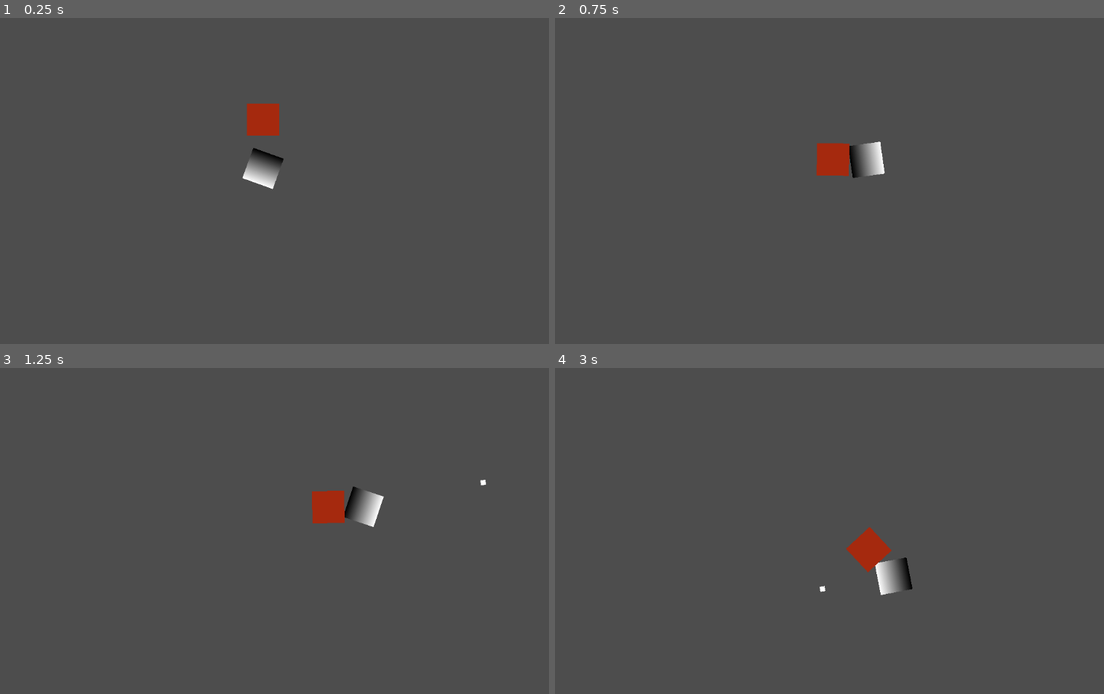
Above: before the commit, frames 1-4 (two rows, left to right).
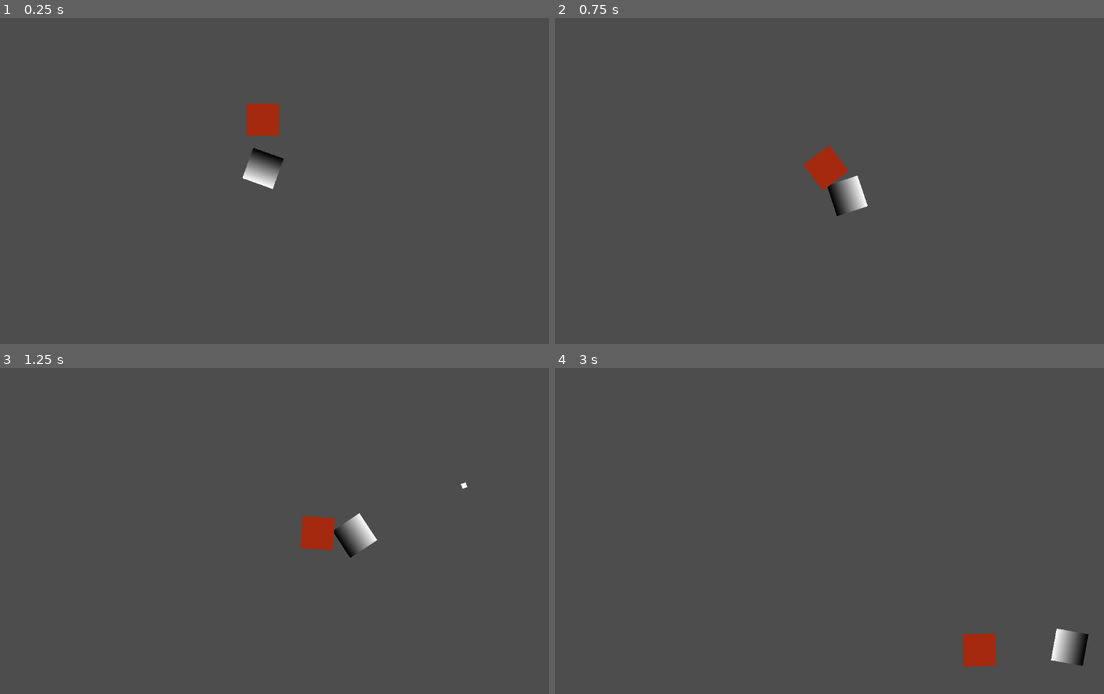
Above: after the commit, the same moments.

Repository: tannnguyen13/Top-Down-Shooter-Test-Game
Game: Godot game, scene res://node_2d.tscn
Same seed, same stepped clock (60 frames per second), same inputs: the game is played once before the commit and once after it.
Inputs (mouse positions are in pixels of both pictures, inside the frame that each line leads up to):
- Up to frame 1 (0.25 s): no input
- Up to frame 2 (0.75 s): move the mouse to (939, 164) at 0.52 s; hold Right (ui_right) from 0.53 s (still down); hold Right mouse button (dash) from 0.53 s (still down)
- Up to frame 3 (1.25 s): keep holding Right (ui_right); keep holding Right mouse button (dash); click (384, 514) at 0.8 s
- Up to frame 4 (3 s): move the mouse to (697, 547) at 1.27 s; release Right (ui_right) at 1.28 s; release Right mouse button (dash) at 1.28 s; hold Down (ui_down) 1.28-2.03 s; click (697, 547) at 1.35 s; right-click (697, 547) at 1.55 s; move the mouse to (873, 459) at 2.02 s; hold Right (ui_right) 2.03-2.78 s; hold Right mouse button (dash) 2.03-2.78 s; click (873, 459) at 2.3 s; move the mouse to (785, 596) at 2.77 s; hold Up (ui_up) from 2.78 s (still down); click (785, 596) at 2.85 s

Frame 1 is identical in both runs. In frame 2, 1.4% of the frame differs, in the area x 45-61%, y 37-61%; in frame 3, 2.0%; in frame 4, 2.2%, in the area x 48-98%, y 48-92%.

Commit message:
almost done
asdasdasd

Diff:
--- /dev/null
+++ b/Action.gd
@@ -0,0 +1,51 @@
+extends Player_State
+
+var shoot_timer: Timer
+
+func _ready() -> void:
+	super._ready()
+	shoot_timer = get_node("Shoot_Timer")
+
+# parameters are interesting, previous_state_path probably could come in handy when behaviors differ
+# based on the previous state,
+func enter(previous_state_path: String, data:= {})->void:
+	print(player.name + " is in state: " + name)
+
+func update(_delta: float) -> void:
+	player.velocity = _input_move()
+	player.move_and_slide()
+	player.look_at(player.get_global_mouse_position())
+	_input_shoot()
+
+	#_dash(_delta)
+	#_handle_timers(_delta)
+
+func handle_input(_event: InputEvent) -> void:
+	pass
+
+# clean up before actually switching the state
+func exit()-> void:
+	pass
+
+# call this in the main state controller process; pass in that _delta function
+
+
+func physics_update(_delta: float) -> void:
+	pass
+
+
+### ===== MOVEMENT HELPERS ======
+func _input_move():
+	var result_velocity = Input.get_vector("ui_left", "ui_right", "ui_up", "ui_down")
+
+	result_velocity.x *= player.speed
+	result_velocity.y *= player.speed
+
+	return result_velocity
+
+func _input_shoot():
+	if Input.is_action_pressed("shoot") and shoot_timer.is_stopped():
+		var b = player.Bullet.instantiate()
+		player.owner.add_child(b)
+		b.global_transform = player.bullet_spawn_point.global_transform
+		shoot_timer.start(player.shoot_cooldown)
--- /dev/null
+++ b/Player.gd
@@ -0,0 +1,83 @@
+class_name Player extends CharacterBody2D
+
+@export var speed = 400
+
+@export var Bullet : PackedScene
+@export var shoot_cooldown = 0.5
+@export var bullet_spawn_point : Node2D
+
+@export var dash_speed = 1000
+@export var dash_duration = 0.3
+@export var dash_cooldown = 0.7
+@export var health = 50
+
+
+var shoot_timer = 0
+var just_shot = false
+
+var direction_before_dash : Vector2
+var dash_timer = -1
+var dash_cooldown_timer = 0
+var just_dashed = false
+
+# Called when the node enters the scene tree for the first time.
+func _ready():
+	pass # Replace with function body.
+
+"""
+# Called every frame. 'delta' is the elapsed time since the previous frame.
+func _process(_delta):
+	velocity = _input_move()
+	_dash(_delta)
+	look_at(get_global_mouse_position())
+	if dash_timer > -1 and dash_timer < dash_duration:
+		velocity = direction_before_dash * dash_speed
+		rotation = direction_before_dash.angle()
+	move_and_slide()
+	_input_shoot()
+	_handle_timers(_delta)
+	pass
+
+
+func _input_move():
+	var result_velocity = Input.get_vector("ui_left", "ui_right", "ui_up", "ui_down")
+
+	result_velocity.x *= speed
+	result_velocity.y *= speed
+
+	return result_velocity
+
+func _input_shoot():
+	if Input.is_action_pressed("shoot") and !just_shot:
+		var b = Bullet.instantiate()
+		owner.add_child(b)
+		b.global_transform = $bullet_spawn_point.global_transform
+		just_shot = true
+
+func _handle_timers(_delta):
+	# shooting cooldown
+	if just_shot:
+		shoot_timer += _delta
+		#print(shoot_timer)
+		if shoot_timer >= shoot_cooldown:
+			shoot_timer = 0
+			just_shot = false
+
+	if just_dashed and dash_timer >= dash_duration:
+		dash_cooldown_timer += _delta
+		if dash_cooldown_timer >= dash_cooldown:
+			just_dashed = false
+			dash_timer = -1
+			dash_cooldown_timer = 0
+
+
+func _dash(_delta):
+	if just_dashed:
+		if dash_timer < dash_duration:
+			dash_timer += _delta
+	elif Input.is_action_pressed("dash") and !just_dashed:
+		direction_before_dash = (get_global_mouse_position()-self.global_position).normalized()
+		dash_timer = 0
+		just_dashed = true
+
+"""
--- a/bullet_script.gd
+++ b/bullet_script.gd
@@ -2,10 +2,11 @@
 
 @export var speed = 700
 @export var output_damage = 1
-@export var knockbackForce = 0.5
+@export var knockbackForce = 100
+@export var knockbackTime = 0.1
 @export var valid_hit_groups = ["enemy"]
 
-signal hit(source_position: Vector2, knockbackForce: float, output_damage: int)
+signal hit(source_position: Vector2, knockbackForce: float, output_damage: int, knockbackTime: float)
 
 
 
@@ -29,7 +30,7 @@
 				target_curr_state = target_curr_state.get_node(str(target_curr_state.state.name))
 				if target_curr_state && target_curr_state.has_method("take_damage"):
 					hit.connect(target_curr_state.take_damage)
-					hit.emit(global_position, knockbackForce, output_damage)
+					hit.emit(global_position, knockbackForce, output_damage, knockbackTime)
 
 			#body.take_damage(self, output_damage, knockbackForce)
 		self.queue_free()
--- a/enemy.gd
+++ b/enemy.gd
@@ -1,7 +1,7 @@
 class_name Enemy extends CharacterBody2D
 
 
-@export var health = 3
+@export var health = 10
 @export var SPEED = 200.0
 
 var player : CharacterBody2D
--- a/enemy.tscn
+++ b/enemy.tscn
@@ -3,7 +3,7 @@
 [ext_resource type="Script" uid="uid://dixckp0kp8xxx" path="res://enemy.gd" id="1_qi2p4"]
 [ext_resource type="Script" uid="uid://b07jyaa7xmo7e" path="res://StateMachine.gd" id="2_iifgy"]
 [ext_resource type="Script" uid="uid://bb4gbekbkwp15" path="res://states/Hostile.gd" id="3_epg4t"]
-[ext_resource type="Script" uid="uid://bwxa41mj81gl0" path="res://damaged.gd" id="4_iifgy"]
+[ext_resource type="Script" uid="uid://bwxa41mj81gl0" path="res://states/damaged.gd" id="4_iifgy"]
 
 [sub_resource type="CanvasTexture" id="CanvasTexture_qi2p4"]
 
@@ -21,8 +21,9 @@
 [node name="CollisionShape2D" type="CollisionShape2D" parent="."]
 shape = SubResource("RectangleShape2D_2woel")
 
-[node name="State Machine" type="Node" parent="."]
+[node name="State Machine" type="Node" parent="." node_paths=PackedStringArray("initial_state")]
 script = ExtResource("2_iifgy")
+initial_state = NodePath("Hostile")
 
 [node name="Hostile" type="Node" parent="State Machine" groups=["enemy"]]
 script = ExtResource("3_epg4t")
@@ -30,5 +31,5 @@
 [node name="Damaged" type="Node" parent="State Machine"]
 script = ExtResource("4_iifgy")
 
-[node name="Timer" type="Timer" parent="State Machine/Damaged"]
-wait_time = 0.5
+[node name="Damaged_Timer" type="Timer" parent="State Machine/Damaged"]
+wait_time = 0.107
--- a/node_2d.tscn
+++ b/node_2d.tscn
@@ -1,40 +1,12 @@
-[gd_scene load_steps=8 format=3 uid="uid://b2vwkrqad5hyj"]
+[gd_scene load_steps=3 format=3 uid="uid://b2vwkrqad5hyj"]
 
-[ext_resource type="Script" uid="uid://bvdgvvbfwc2jp" path="res://sprite_movement_controller.gd" id="1_ihy6f"]
-[ext_resource type="PackedScene" uid="uid://dyhi1wr5y3obd" path="res://bullet.tscn" id="2_f5qqj"]
+[ext_resource type="PackedScene" uid="uid://byejlx3t1lumj" path="res://player.tscn" id="1_0e48y"]
 [ext_resource type="PackedScene" uid="uid://b4xi006gyjsgg" path="res://enemy.tscn" id="3_epypp"]
-
-[sub_resource type="Gradient" id="Gradient_ra4r7"]
-
-[sub_resource type="GradientTexture2D" id="GradientTexture2D_cyuan"]
-gradient = SubResource("Gradient_ra4r7")
-
-[sub_resource type="RectangleShape2D" id="RectangleShape2D_2woel"]
-size = Vector2(64, 64)
-
-[sub_resource type="CanvasTexture" id="CanvasTexture_8g4hq"]
 
 [node name="Node2D" type="Node2D"]
 
-[node name="Player" type="CharacterBody2D" parent="." groups=["player"]]
+[node name="Player" parent="." instance=ExtResource("1_0e48y")]
 position = Vector2(585, 299)
-script = ExtResource("1_ihy6f")
-Bullet = ExtResource("2_f5qqj")
 
-[node name="Sprite2D" type="Sprite2D" parent="Player"]
-texture = SubResource("GradientTexture2D_cyuan")
-
-[node name="CollisionShape2D" type="CollisionShape2D" parent="Player"]
-shape = SubResource("RectangleShape2D_2woel")
-
-[node name="bullet_spawn_point" type="Node2D" parent="Player"]
-position = Vector2(40, 0)
-
-[node name="Sprite2D" type="Sprite2D" parent="Player/bullet_spawn_point"]
-visible = false
-scale = Vector2(10, 10)
-texture = SubResource("CanvasTexture_8g4hq")
-
-[node name="Enemy" parent="." node_paths=PackedStringArray("player") instance=ExtResource("3_epypp")]
+[node name="Enemy" parent="." instance=ExtResource("3_epypp")]
 position = Vector2(585, 152)
-player = NodePath("../Player")
--- /dev/null
+++ b/player.tscn
@@ -0,0 +1,43 @@
+[gd_scene load_steps=9 format=3 uid="uid://byejlx3t1lumj"]
+
+[ext_resource type="Script" uid="uid://b5ikkc30gqf8u" path="res://Player.gd" id="1_onrkg"]
+[ext_resource type="PackedScene" uid="uid://dyhi1wr5y3obd" path="res://bullet.tscn" id="2_i3pqv"]
+[ext_resource type="Script" uid="uid://b07jyaa7xmo7e" path="res://StateMachine.gd" id="3_i3pqv"]
+[ext_resource type="Script" uid="uid://cbj11nor53k0i" path="res://Action.gd" id="4_hqtel"]
+
+[sub_resource type="Gradient" id="Gradient_ra4r7"]
+
+[sub_resource type="GradientTexture2D" id="GradientTexture2D_cyuan"]
+gradient = SubResource("Gradient_ra4r7")
+
+[sub_resource type="RectangleShape2D" id="RectangleShape2D_2woel"]
+size = Vector2(64, 64)
+
+[sub_resource type="CanvasTexture" id="CanvasTexture_8g4hq"]
+
+[node name="Player" type="CharacterBody2D" node_paths=PackedStringArray("bullet_spawn_point") groups=["player"]]
+script = ExtResource("1_onrkg")
+Bullet = ExtResource("2_i3pqv")
+bullet_spawn_point = NodePath("bullet_spawn_point")
+
+[node name="Sprite2D" type="Sprite2D" parent="."]
+texture = SubResource("GradientTexture2D_cyuan")
+
+[node name="CollisionShape2D" type="CollisionShape2D" parent="."]
+shape = SubResource("RectangleShape2D_2woel")
+
+[node name="bullet_spawn_point" type="Node2D" parent="."]
+position = Vector2(40, 0)
+
+[node name="Sprite2D" type="Sprite2D" parent="bullet_spawn_point"]
+visible = false
+scale = Vector2(10, 10)
+texture = SubResource("CanvasTexture_8g4hq")
+
+[node name="State Machine" type="Node" parent="."]
+script = ExtResource("3_i3pqv")
+
+[node name="Action" type="Node" parent="State Machine"]
+script = ExtResource("4_hqtel")
+
+[node name="Shoot_Timer" type="Timer" parent="State Machine/Action"]
--- /dev/null
+++ b/player_states/Player_State.gd
@@ -0,0 +1,12 @@
+class_name Player_State extends State
+
+const ACTION = "Action"
+const DASH = "Dash"
+const DAMAGED = "Damaged"
+
+var player: Player
+
+func _ready() -> void:
+	await owner.ready
+	player = owner as Player
+	assert(player!=null, "The Player_State state type must be used only in the player scene. It needs the owner to be an Player node.")
--- a/states/Hostile.gd
+++ b/states/Hostile.gd
@@ -11,7 +11,7 @@
 	enemy.rotation = (enemy.player.global_position - enemy.global_position).angle()
 	enemy.position += enemy.transform.x * enemy.SPEED * _delta
 
-func take_damage(source_position: Vector2, knockbackForce: float, output_damage: int):
-	print("hit")
-	var return_data = {"source":source_position, "knockback":knockbackForce, "damage":output_damage}
+func take_damage(source_position: Vector2, knockbackForce: float, output_damage: int, knockbackTime: float):
+	print("i got hitted")
+	var return_data = {"source":source_position, "knockback":knockbackForce, "damage":output_damage, "duration": knockbackTime}
 	finished.emit(DAMAGED, return_data)
--- a/damaged.gd
+++ b/states/damaged.gd
@@ -2,26 +2,32 @@
 
 var direction_knockback: Vector2
 var knockback_force: float
-var timer: Timer
+var knockback_seconds: float
+var damage_timer: Timer
+
+func _ready()->void:
+	super._ready()
+	damage_timer = get_node("Damaged_Timer")
+	damage_timer.timeout.connect(_on_timer_timeout)
 
 func enter(previous_state_path: String, data:= {})->void:
 	print(enemy.name + " is in State: " + name)
-
-	timer = get_node("Timer")
-	timer.timeout.connect(_on_timer_timeout)
 
 	enemy.health -= data["damage"]
 	if enemy.health <= 0:
 		enemy.queue_free()
 	direction_knockback = -(enemy.position.direction_to(data["source"]))
 	knockback_force = data["knockback"]
+	knockback_seconds = data["duration"]
 
 	print("\tEnemy health: " + str(enemy.health))
 	print("\tbullet direction: " + str(direction_knockback))
 	print("\tknockback: " + str(knockback_force))
 
-	timer.start()
+	damage_timer.start(knockback_seconds)
 
+func update(_delta: float) -> void:
+	enemy.position += direction_knockback * knockback_force	* _delta
 
 
 func _on_timer_timeout():
Not shown, added: Action.gd.uid
Not shown, added: Player.gd.uid
Not shown, added: player_states/Player_State.gd.uid
Renamed: damaged.gd.uid -> states/damaged.gd.uid
